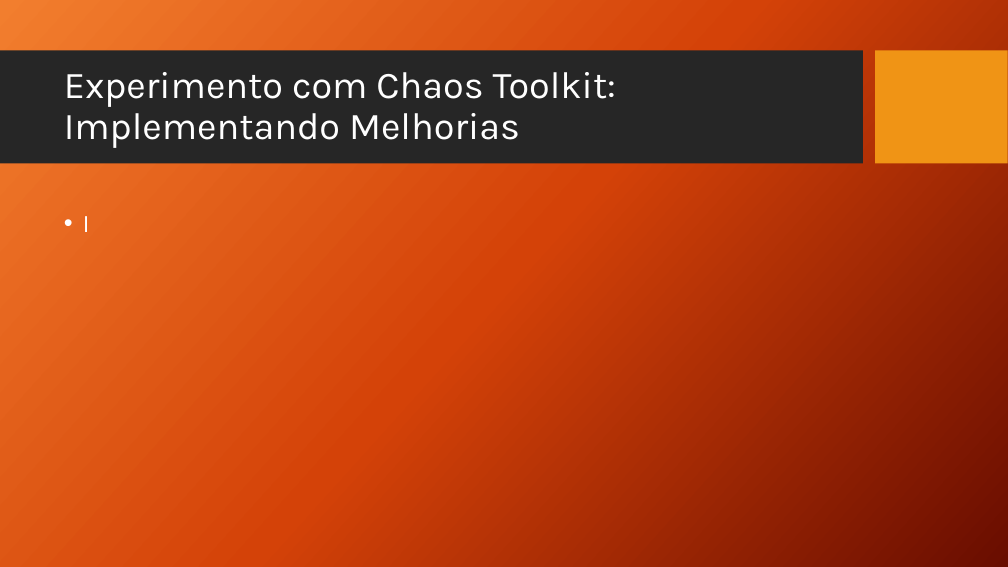
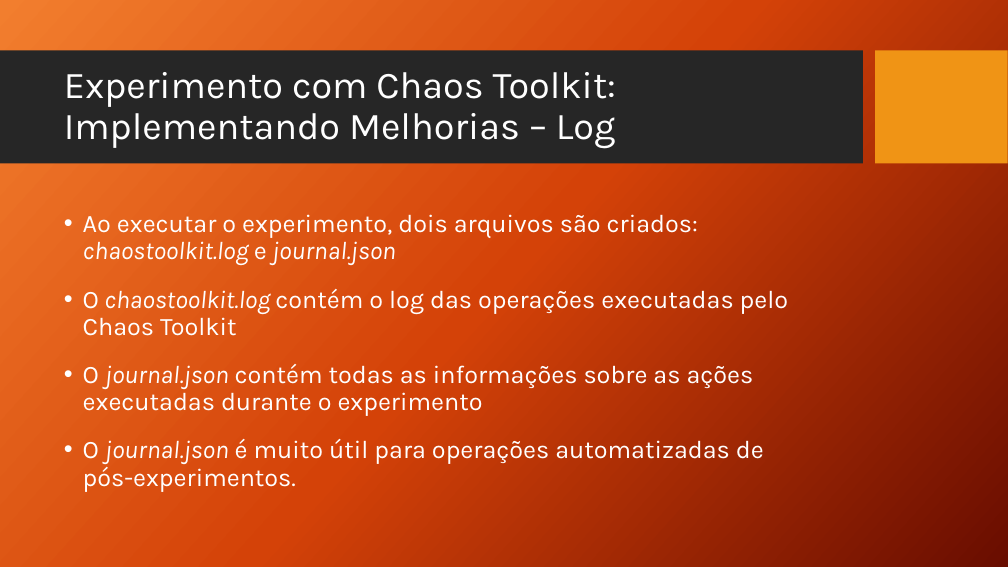
Before and after one commit to TCC-Chaos-Engineering/docs-chaos-engineering, a slide deck: slide 73 of docs/Chaos Engineering - Das Hipoteses aos Testes.pptx. Drawn at 1008x567 pixels with LibreOffice and Linux fonts; fonts in the diff are those of the drawing; background and template pictures are left out. Boxes give left, top, right and bottom in pixels: in the first picture for what was removed or moved away, otherwise in the second. Text is boxed around its words. In the diff, an @@ line names an element or a change of style, - is before the commit and + after.

Commit message:
Chaos Toolkit - Implementando melhorias e visualizando arquivos de log

```diff
--- a/docs/Chaos Engineering - Das Hipoteses aos Testes.pptx
+++ b/docs/Chaos Engineering - Das Hipoteses aos Testes.pptx
@@ title at (64,72,616,149): text changed @@
-Experimento com Chaos Toolkit:
-Implementando Melhorias
+Experimento com Chaos Toolkit:
+Implementando Melhorias – Log
@@ text at (83,214,788,492): text changed @@
-• I
+• Ao executar o experimento, dois arquivos são criados: chaostoolkit.log e journal.json
+• O chaostoolkit.log contém o log das operações executadas pelo Chaos Toolkit
+• O journal.json contém todas as informações sobre as ações executadas durante o experimento
+• O journal.json é muito útil para operações automatizadas de pós-experimentos.
```
Also in this commit, not shown: 2 other slides changed, 1 slide added.
